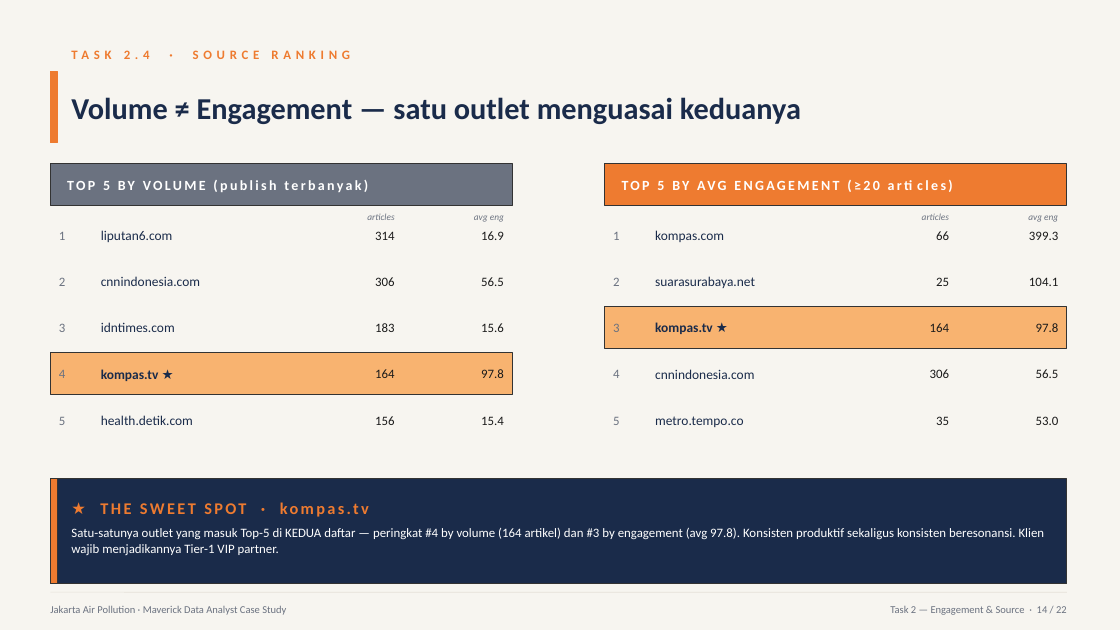
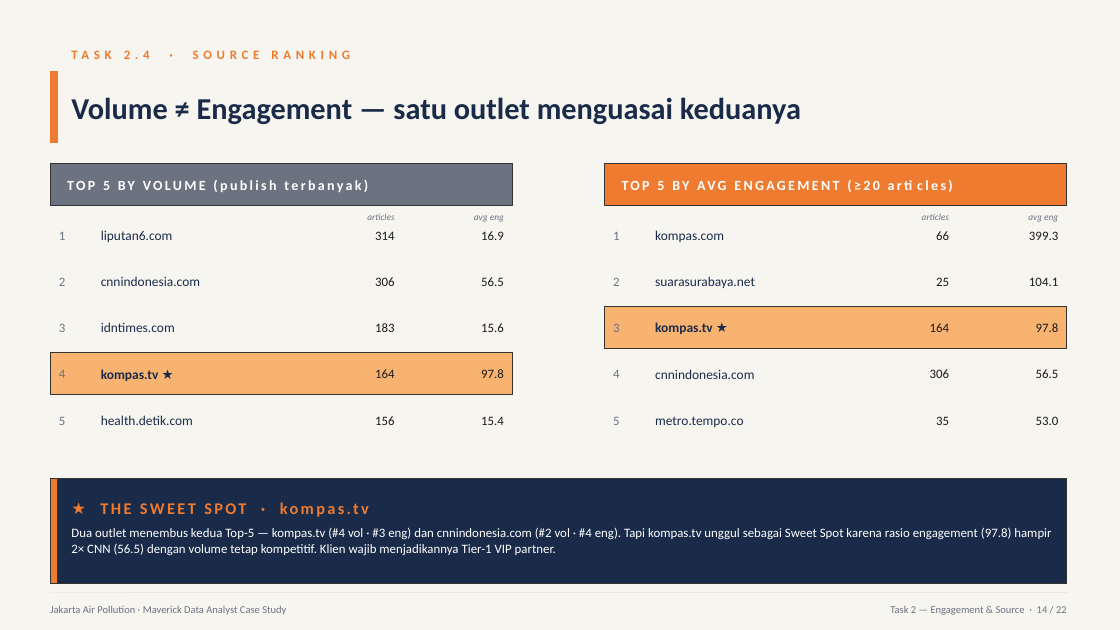
Before and after one commit to nprasetio/maverick-jakarta-air-pollution, a slide deck: slide 14 of deck/Maverick_Case_Study_Novindra.pptx. Drawn at 1120x630 pixels with LibreOffice and Linux fonts; fonts in the diff are those of the drawing. Boxes give left, top, right and bottom in pixels: in the first picture for what was removed or moved away, otherwise in the second. Text is boxed around its words. In the diff, an @@ line names an element or a change of style, - is before the commit and + after.

Commit message:
Final submission — notebook & deck synced (cnnindonesia + Tempo + Appendix A fix)

```diff
--- a/deck/Maverick_Case_Study_Novindra.pptx
+++ b/deck/Maverick_Case_Study_Novindra.pptx
@@ text at (71,528,1051,555): text changed @@
-Satu-satunya outlet yang masuk Top-5 di KEDUA daftar — peringkat #4 by volume (164 artikel) dan #3 by engagement (avg 97.8). Konsisten produktif sekaligus konsisten beresonansi. Klien wajib menjadikannya Tier-1 VIP partner.
+Dua outlet menembus kedua Top-5 — kompas.tv (#4 vol · #3 eng) dan cnnindonesia.com (#2 vol · #4 eng). Tapi kompas.tv unggul sebagai Sweet Spot karena rasio engagement (97.8) hampir 2× CNN (56.5) dengan volume tetap kompetitif. Klien wajib menjadikannya Tier-1 VIP partner.
```
Also in this commit, not shown: 1 other slide changed, 5 other files.
